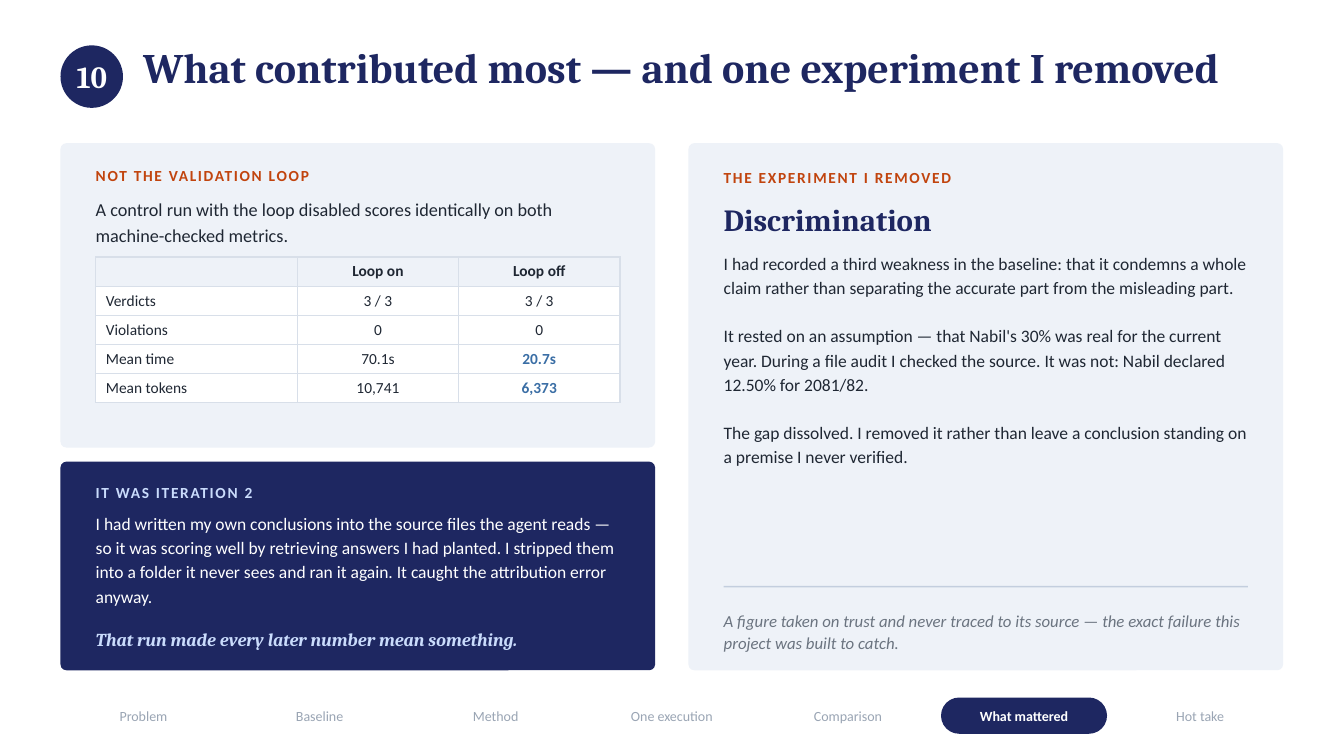
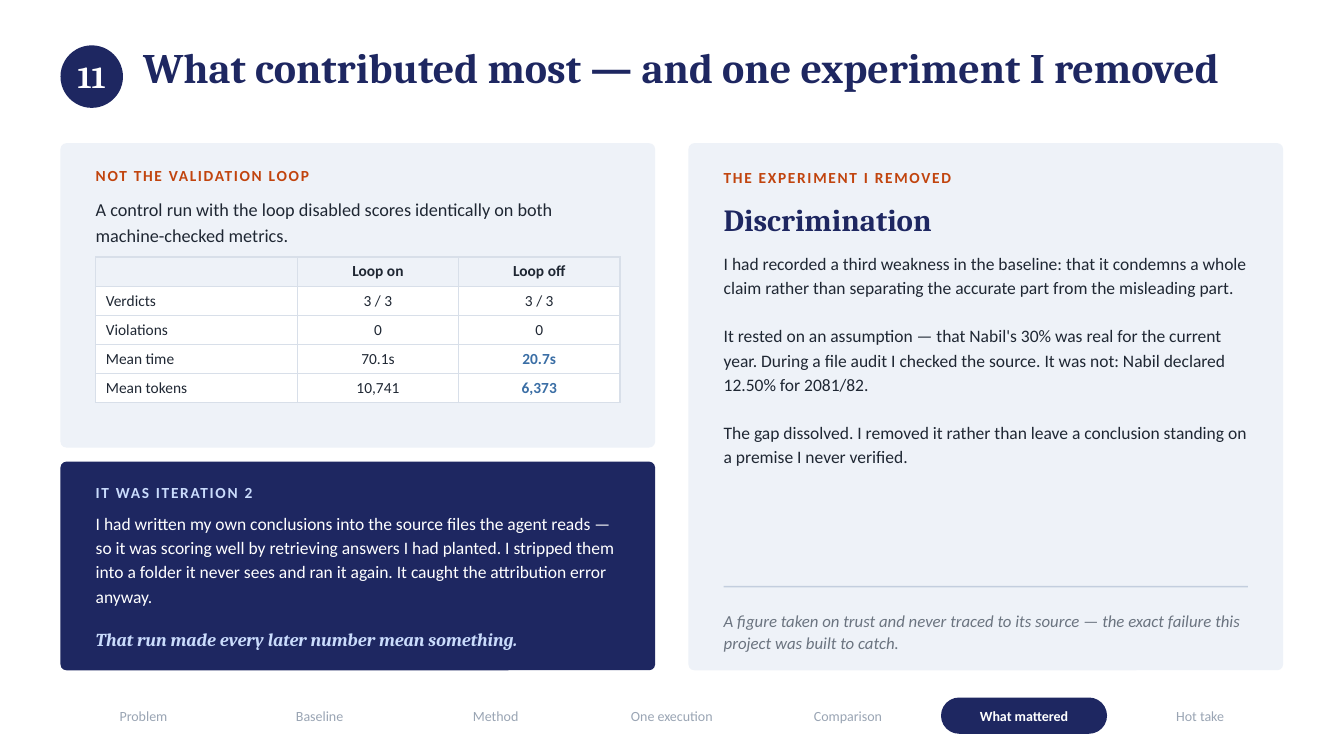
Before and after one commit to DKL59/Micro1_Challenge, a slide deck: slide 12 of presentation/PRAMAAN.pptx (slide 11 before the commit). Drawn at 1344x756 pixels with LibreOffice and Linux fonts; fonts in the diff are those of the drawing. Boxes give left, top, right and bottom in pixels: in the first picture for what was removed or moved away, otherwise in the second. Text is boxed around its words. In the diff, an @@ line names an element or a change of style, - is before the commit and + after.

```diff
--- a/presentation/PRAMAAN.pptx
+++ b/presentation/PRAMAAN.pptx
@@ text at [78, 67, 106, 88]: text changed @@
-10
+11
```
Also in this commit, not shown: 10 other slides changed, 1 slide added, 2 other files.
